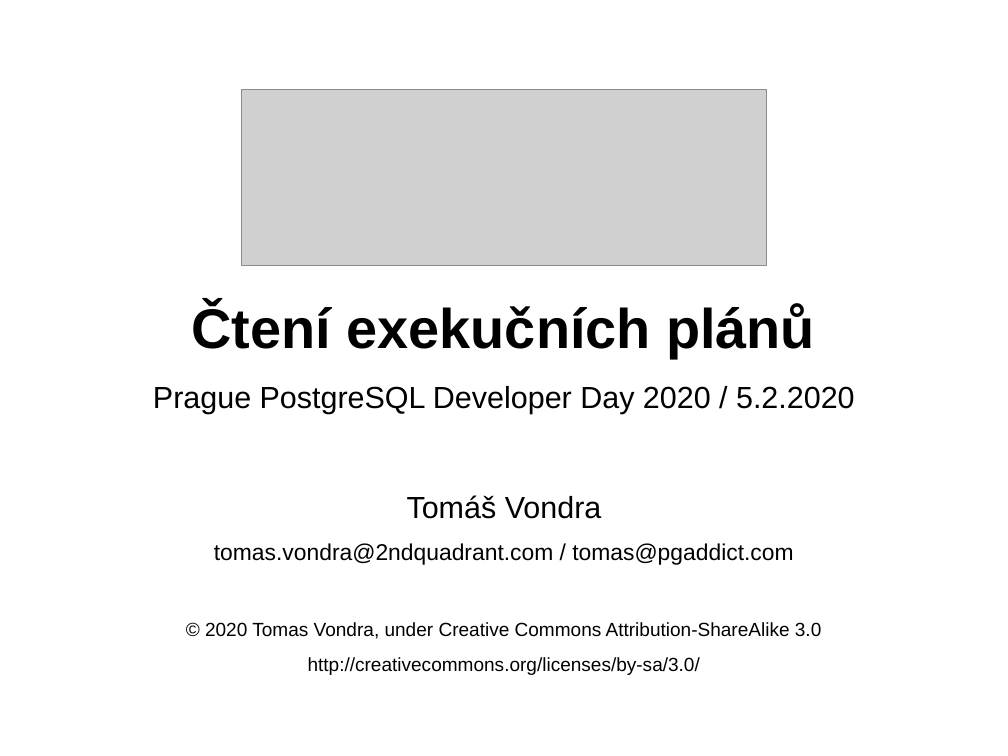
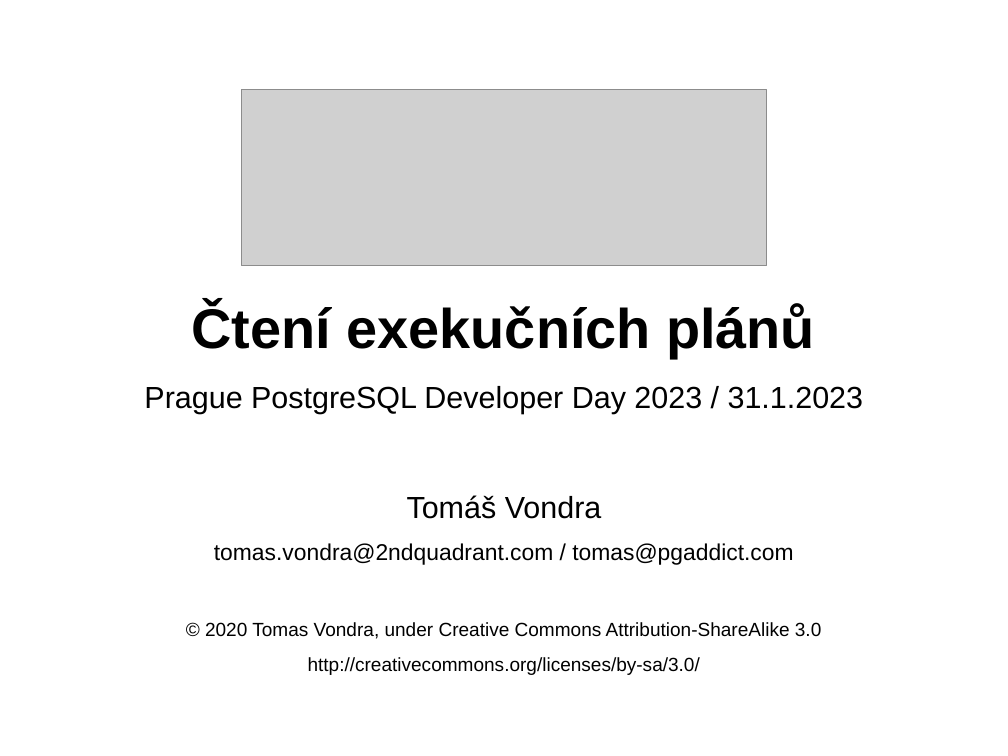
Before and after one commit to tvondra/explain_training, a slide deck: slide 1 of explain-training.odp. Drawn at 1008x756 pixels with LibreOffice and Linux fonts; fonts in the diff are those of the drawing; grey boxes stand for pictures. Boxes give left, top, right and bottom in pixels: in the first picture for what was removed or moved away, otherwise in the second. Text is boxed around its words. In the diff, an @@ line names an element or a change of style, - is before the commit and + after.

```diff
--- a/explain-training.odp
+++ b/explain-training.odp
@@ subtitle at (144, 386, 864, 414): text changed @@
-Prague PostgreSQL Developer Day 2020 / 5.2.2020
+Prague PostgreSQL Developer Day 2023 / 31.1.2023
```
Also in this commit, not shown: 5 other slides changed, 3 slides added, 2 other files.
